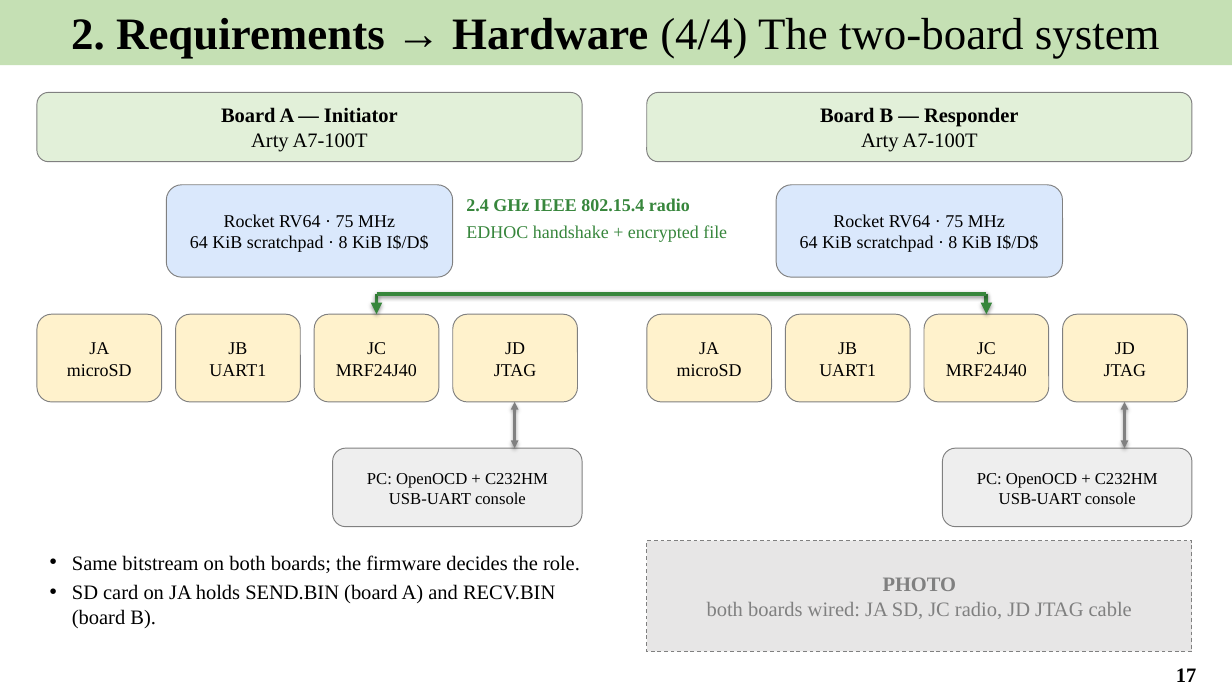
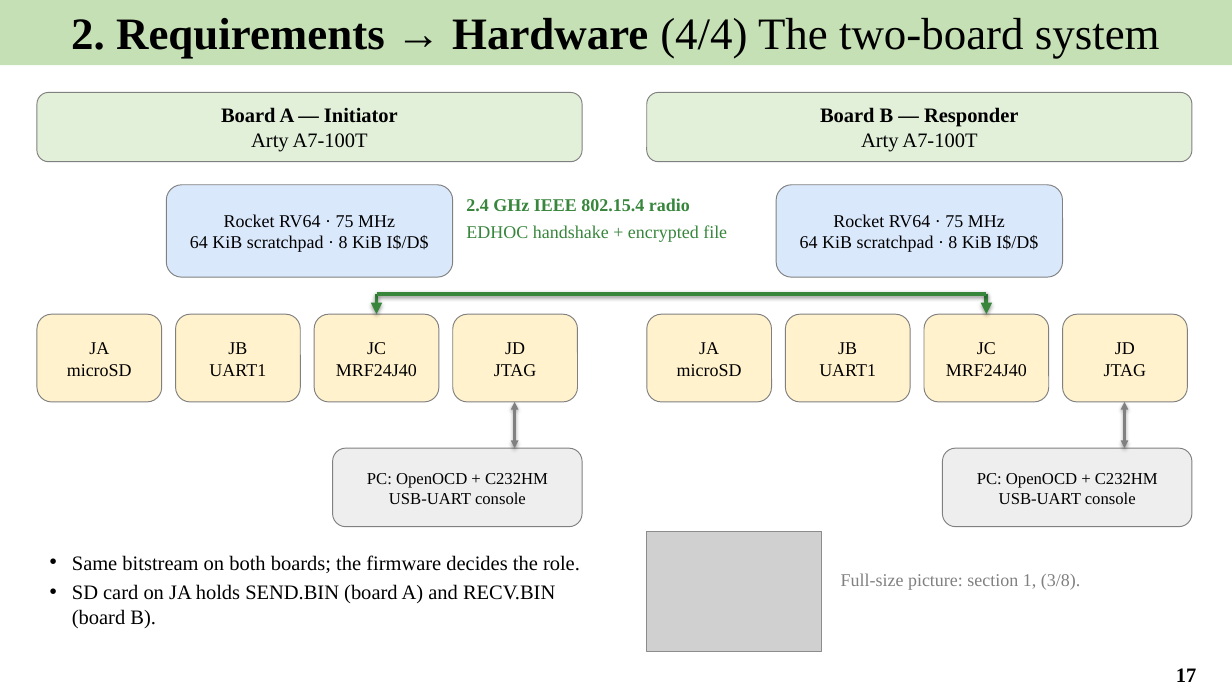
Before and after one commit to Khaiduy/chipyard-edhoc, a slide deck: slide 17 of fpga/sw/export/docs/slides/01_EDHOC_SoC_on_Arty_A7-100T.pptx. Drawn at 1232x693 pixels with LibreOffice and Linux fonts; fonts in the diff are those of the drawing; grey boxes stand for pictures. Boxes give left, top, right and bottom in pixels: in the first picture for what was removed or moved away, otherwise in the second. Text is boxed around its words. In the diff, an @@ line names an element or a change of style, - is before the commit and + after.

```diff
--- a/fpga/sw/export/docs/slides/01_EDHOC_SoC_on_Arty_A7-100T.pptx
+++ b/fpga/sw/export/docs/slides/01_EDHOC_SoC_on_Arty_A7-100T.pptx
@@ picture added at [647, 531, 822, 652] @@
@@ rectangle removed at [647, 541, 1192, 652] @@
-PHOTO
-both boards wired: JA SD, JC radio, JD JTAG cable
@@ text added at [841, 573, 1080, 590], 14 pt, text #808080 @@
+Full-size picture: section 1, (3/8).
```
Also in this commit, not shown: 6 other slides changed, 7 other files.
